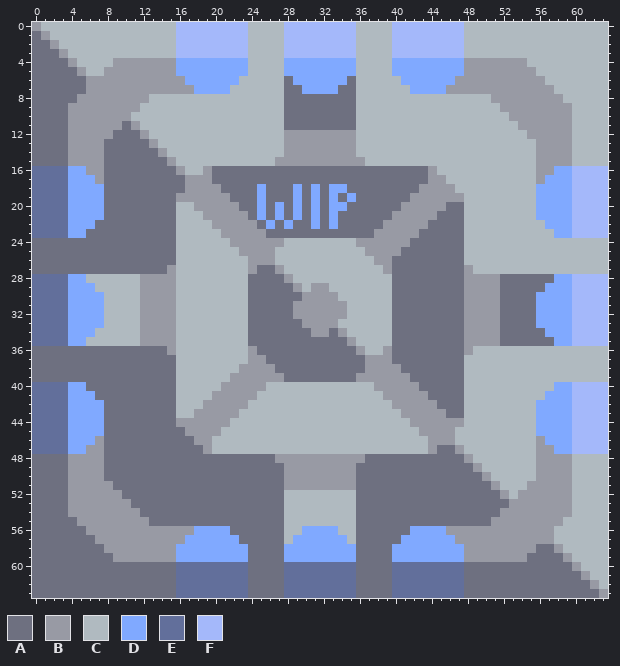
File history of a pixel-art sprite, assets/sprites/blocks/production/diamond-press.png. Above, as it was before the edit.
The file is 64x64 pixels.
Palette (. is transparent): A #6e7080  B #989aa4  C #b0bac0  D #80a9ff  E #626f9b  F #a4b8fa
Pixels before (only the part around the change), first column x 0:
 0 BCCCCCCCCCCCCCCCFFFFFFFFCCCCFFFFFFFFCCCCFFFFFFFFCCCCCCCCCCCCCCC
 1 ABCCCCCCCCCCCCCCFFFFFFFFCCCCFFFFFFFFCCCCFFFFFFFFCCCCCCCCCCCCCCC
 2 AABCCCCCCCCCCCCCFFFFFFFFCCCCFFFFFFFFCCCCFFFFFFFFCCCCCCCCCCCCCCC
 3 AAABCCCCCCCCCCCCFFFFFFFFCCCCFFFFFFFFCCCCFFFFFFFFCCCCCCCCCCCCCCC
 4 AAAABCCCCBBBBBBBDDDDDDDDCCCCDDDDDDDDCCCCDDDDDDDDBBBBBBBCCCCCCCC
 5 AAAAABCCBBBBBBBBDDDDDDDDCCCCDDDDDDDDCCCCDDDDDDDDBBBBBBBBCCCCCCC
 6 AAAAAABBBBBBBBBBBDDDDDDCCCCCADDDDDDACCCCCDDDDDDBBBBBBBBBBCCCCCC
 7 AAAAAABBBBBBBBBBBBDDDDCCCCCCAADDDDAACCCCCCDDDDBBBBBBBBBBBBCCCCC
 8 AAAAABBBBBBBBCCCCCCCCCCCCCCCAAAAAAAACCCCCCCCCCCCCCCBBBBBBBBCCCC
 9 AAAABBBBBBBBCCCCCCCCCCCCCCCCAAAAAAAACCCCCCCCCCCCCCCCBBBBBBBBCCC
10 AAAABBBBBBBCCCCCCCCCCCCCCCCCAAAAAAAACCCCCCCCCCCCCCCCCBBBBBBBCCC
11 AAAABBBBBBABCCCCCCCCCCCCCCCCAAAAAAAACCCCCCCCCCCCCCCCCCBBBBBBCCC
12 AAAABBBBBAAABCCCCCCCCCCCCCCCBBBBBBBBCCCCCCCCCCCCCCCCCCCBBBBBCCC
13 AAAABBBBAAAAABCCCCCCCCCCCCCCBBBBBBBBCCCCCCCCCCCCCCCCCCCCBBBBCCC
14 AAAABBBBAAAAAABCCCCCCCCCCCCCBBBBBBBBCCCCCCCCCCCCCCCCCCCCBBBBCCC
15 AAAABBBBAAAAAAABCCCCCCCCCCCBBBBBBBBBBCCCCCCCCCCCCCCCCCCCBBBBCCC
16 EEEEDDBBAAAAAAAABCCBAAAAAAAAAAAAAAAAAAAAAAAABCCCCCCCCCCCBBDDFFF
17 EEEEDDDBAAAAAAAAABBBAAAAAAAAAAAAAAAAAAAAAAAABBCCCCCCCCCCBDDDFFF
18 EEEEDDDDAAAAAAAAABBBBAAAADAAADADADDAAAAAAAABBBBCCCCCCCCCDDDDFFF
19 EEEEDDDDAAAAAAAABBBBBBAAADAAADADADADAAAAAABBBBBBCCCCCCCCDDDDFFF
20 EEEEDDDDAAAAAAAACCBBBBBAADADADADADDAAAAAABBBBBAACCCCCCCCDDDDFFF
21 EEEEDDDDAAAAAAAACCCBBBBBADADADADADAAAAAABBBBBAAACCCCCCCCDDDDFFF
22 EEEEDDDAAAAAAAAACCCCBBBBBADADAADADAAAAABBBBBAAAACCCCCCCCCDDDFFF
23 EEEEDDAAAAAAAAAACCCCCBBBBBAAAAAAAAAAAABBBBBAAAAACCCCCCCCCCDDFFF
24 AAAAAAAAAAAAAAAACCCCCCBBBBBBCCCCCCCCBBBBBBAAAAAACCCCCCCCCCCCCCC
25 AAAAAAAAAAAAAAAACCCCCCCBBBBCCCCCCCCCCBBBBAAAAAAACCCCCCCCCCCCCCC
26 AAAAAAAAAAAAAAAACCCCCCCCBBBCCCCCCCCCCCBBAAAAAAAACCCCCCCCCCCCCCC
27 AAAAAAAAAAAAAAABCCCCCCCCBAABCCCCCCCCCCCBAAAAAAAABCCCCCCCCCCCCCC
28 EEEEDDCCCCCCBBBBCCCCCCCCAAAABCCCCCCCCCCCAAAAAAAABBBBAAAAAADDFFF
29 EEEEDDDCCCCCBBBBCCCCCCCCAAAAABCBBCCCCCCCAAAAAAAABBBBAAAAADDDFFF
30 EEEEDDDDCCCCBBBBCCCCCCCCAAAAAABBBBCCCCCCAAAAAAAABBBBAAAADDDDFFF
31 EEEEDDDDCCCCBBBBCCCCCCCCAAAAABBBBBBCCCCCAAAAAAAABBBBAAAADDDDFFF
32 EEEEDDDDCCCCBBBBCCCCCCCCAAAAABBBBBBCCCCCAAAAAAAABBBBAAAADDDDFFF
33 EEEEDDDDCCCCBBBBCCCCCCCCAAAAAABBBBCCCCCCAAAAAAAABBBBAAAADDDDFFF
34 EEEEDDDCCCCCBBBBCCCCCCCCAAAAAAABBABCCCCCAAAAAAAABBBBAAAAADDDFFF
35 EEEEDDCCCCCCBBBBCCCCCCCCAAAAAAAAAAABCCCCAAAAAAAABBBBAAAAAADDFFF
36 AAAAAAAAAAAAAAABCCCCCCCCBAAAAAAAAAAABCCBAAAAAAAABCCCCCCCCCCCCCC
37 AAAAAAAAAAAAAAAACCCCCCCCBBAAAAAAAAAAABBBAAAAAAAACCCCCCCCCCCCCCC
38 AAAAAAAAAAAAAAAACCCCCCCBBBBAAAAAAAAAABBBBAAAAAAACCCCCCCCCCCCCCC
39 AAAAAAAAAAAAAAAACCCCCCBBBBBBAAAAAAAABBBBBBAAAAAACCCCCCCCCCCCCCC
40 EEEEDDAAAAAAAAAACCCCCBBBBBCCCCCCCCCCCCBBBBBAAAAACCCCCCCCCCDDFFF
41 EEEEDDDAAAAAAAAACCCCBBBBBCCCCCCCCCCCCCCBBBBBAAAACCCCCCCCCDDDFFF
42 EEEEDDDDAAAAAAAACCCBBBBBCCCCCCCCCCCCCCCCBBBBBAAACCCCCCCCDDDDFFF
43 EEEEDDDDAAAAAAAACCBBBBBCCCCCCCCCCCCCCCCCCBBBBBAACCCCCCCCDDDDFFF
44 EEEEDDDDAAAAAAAABBBBBBCCCCCCCCCCCCCCCCCCCCBBBBBBCCCCCCCCDDDDFFF
45 EEEEDDDDAAAAAAAAABBBBCCCCCCCCCCCCCCCCCCCCCCBBBBCCCCCCCCCDDDDFFF
46 EEEEDDDBAAAAAAAAAABBCCCCCCCCCCCCCCCCCCCCCCCCBBBCCCCCCCCCBDDDFFF
47 EEEEDDBBAAAAAAAAAAABCCCCCCCCCCCCCCCCCCCCCCCCBAABCCCCCCCCBBDDFFF
48 AAAABBBBAAAAAAAAAAAAAAAAAAABBBBBBBBBBAAAAAAAAAAABCCCCCCCBBBBCCC
49 AAAABBBBAAAAAAAAAAAAAAAAAAAABBBBBBBBAAAAAAAAAAAAABCCCCCCBBBBCCC
50 AAAABBBBAAAAAAAAAAAAAAAAAAAABBBBBBBBAAAAAAAAAAAAAABCCCCCBBBBCCC
51 AAAABBBBBAAAAAAAAAAAAAAAAAAABBBBBBBBAAAAAAAAAAAAAAABCCCBBBBBCCC
52 AAAABBBBBBAAAAAAAAAAAAAAAAAACCCCCCCCAAAAAAAAAAAAAAAABCBBBBBBCCC
53 AAAABBBBBBBAAAAAAAAAAAAAAAAACCCCCCCCAAAAAAAAAAAAAAAAABBBBBBBCCC
54 AAAABBBBBBBBAAAAAAAAAAAAAAAACCCCCCCCAAAAAAAAAAAAAAAABBBBBBBBCCC
55 AAAAABBBBBBBBAAAAAAAAAAAAAAACCCCCCCCAAAAAAAAAAAAAAABBBBBBBBCCCC
56 AAAAAABBBBBBBBBBBBDDDDAAAAAACCDDDDCCAAAAAADDDDBBBBBBBBBBBBCCCCC
57 AAAAAAABBBBBBBBBBDDDDDDAAAAACDDDDDDCAAAAADDDDDDBBBBBBBBBBBCCCCC
58 AAAAAAAABBBBBBBBDDDDDDDDAAAADDDDDDDDAAAADDDDDDDDBBBBBBBBAABCCCC
59 AAAAAAAAABBBBBBBDDDDDDDDAAAADDDDDDDDAAAADDDDDDDDBBBBBBBAAAABCCC
60 AAAAAAAAAAAAAAAAEEEEEEEEAAAAEEEEEEEEAAAAEEEEEEEEAAAAAAAAAAAABCC
61 AAAAAAAAAAAAAAAAEEEEEEEEAAAAEEEEEEEEAAAAEEEEEEEEAAAAAAAAAAAAABC
62 AAAAAAAAAAAAAAAAEEEEEEEEAAAAEEEEEEEEAAAAEEEEEEEEAAAAAAAAAAAAAAB
63 AAAAAAAAAAAAAAAAEEEEEEEEAAAAEEEEEEEEAAAAEEEEEEEEAAAAAAAAAAAAAAA
The same view after the edit:
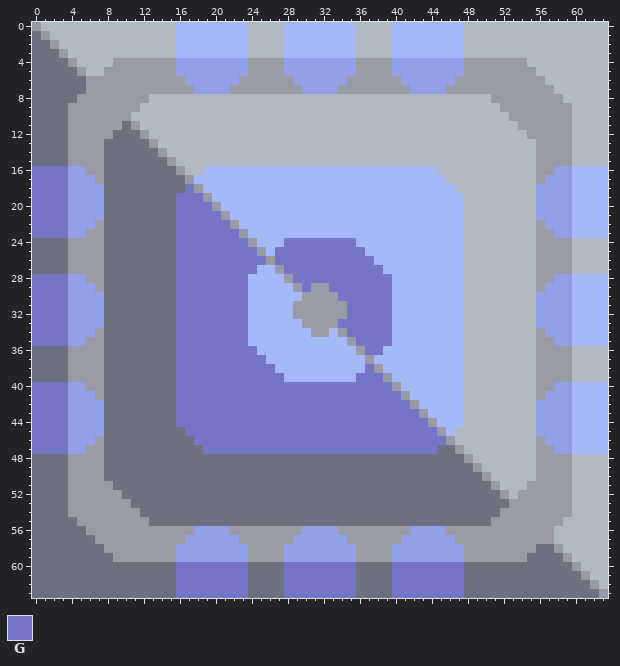
Colours new in this view: G #7575c8
Diff:
colour D: #80a9ff -> #919fe7
Changed rows in their new state; - is a pixel that keeps its letter.
first column x 0:
 4 ------------------------BBBB--------BBBB--------------------
 5 ------------------------BBBB--------BBBB--------------------
 6 -----------------------BBBBBB------BBBBBB-------------------
 7 ----------------------BBBBBBBB----BBBBBBBB------------------
 8 ----------------------------CCCCCCCC------------------------
 9 ----------------------------CCCCCCCC------------------------
10 ----------------------------CCCCCCCC------------------------
11 ----------------------------CCCCCCCC------------------------
12 ----------------------------CCCCCCCC------------------------
13 ----------------------------CCCCCCCC------------------------
14 ----------------------------CCCCCCCC------------------------
15 ---------------------------CCCCCCCCCC-----------------------
16 GGGG---------------FFFFFFFFFFFFFFFFFFFFFFFFFF---------------
17 GGGG--------------FFFFFFFFFFFFFFFFFFFFFFFFFFFF--------------
18 GGGG-------------G-FFFFFFFFFFFFFFFFFFFFFFFFFFFF-------------
19 GGGG------------GGG-FFFFFFFFFFFFFFFFFFFFFFFFFFFF------------
20 GGGG------------GGGG-FFFFFFFFFFFFFFFFFFFFFFFFFFF------------
21 GGGG------------GGGGG-FFFFFFFFFFFFFFFFFFFFFFFFFF------------
22 GGGG---B--------GGGGGG-FFFFFFFFFFFFFFFFFFFFFFFFF--------B---
23 GGGG--BB--------GGGGGGG-FFFFFFFFFFFFFFFFFFFFFFFF--------BB--
24 ----BBBB--------GGGGGGGG-FFFGGGGGGGGFFFFFFFFFFFF--------BBBB
25 ----BBBB--------GGGGGGGGG-FGGGGGGGGGGFFFFFFFFFFF--------BBBB
26 ----BBBB--------GGGGGGGGGG-GGGGGGGGGGGFFFFFFFFFF--------BBBB
27 ----BBBB-------AGGGGGGGGGFF-GGGGGGGGGGGFFFFFFFFFC-------BBBB
28 GGGG--BBAAAAAAAAGGGGGGGGFFFF-GGGGGGGGGGGFFFFFFFFCCCCCCCCBB--
29 GGGG---BAAAAAAAAGGGGGGGGFFFFF-G--GGGGGGGFFFFFFFFCCCCCCCCB---
30 GGGG----AAAAAAAAGGGGGGGGFFFFFF----GGGGGGFFFFFFFFCCCCCCCC----
31 GGGG----AAAAAAAAGGGGGGGGFFFFF------GGGGGFFFFFFFFCCCCCCCC----
32 GGGG----AAAAAAAAGGGGGGGGFFFFF------GGGGGFFFFFFFFCCCCCCCC----
33 GGGG----AAAAAAAAGGGGGGGGFFFFFF----GGGGGGFFFFFFFFCCCCCCCC----
34 GGGG---BAAAAAAAAGGGGGGGGFFFFFFF--F-GGGGGFFFFFFFFCCCCCCCCB---
35 GGGG--BBAAAAAAAAGGGGGGGGFFFFFFFFFFF-GGGGFFFFFFFFCCCCCCCCBB--
36 ----BBBB-------AGGGGGGGGGFFFFFFFFFFF-GGFFFFFFFFFC-------BBBB
37 ----BBBB--------GGGGGGGGGGFFFFFFFFFFF-FFFFFFFFFF--------BBBB
38 ----BBBB--------GGGGGGGGGGGFFFFFFFFFFG-FFFFFFFFF--------BBBB
39 ----BBBB--------GGGGGGGGGGGGFFFFFFFFGGG-FFFFFFFF--------BBBB
40 GGGG--BB--------GGGGGGGGGGGGGGGGGGGGGGGG-FFFFFFF--------BB--
41 GGGG---B--------GGGGGGGGGGGGGGGGGGGGGGGGG-FFFFFF--------B---
42 GGGG------------GGGGGGGGGGGGGGGGGGGGGGGGGG-FFFFF------------
43 GGGG------------GGGGGGGGGGGGGGGGGGGGGGGGGGG-FFFF------------
44 GGGG------------GGGGGGGGGGGGGGGGGGGGGGGGGGGG-FFF------------
45 GGGG-------------GGGGGGGGGGGGGGGGGGGGGGGGGGGG-F-------------
46 GGGG--------------GGGGGGGGGGGGGGGGGGGGGGGGGGGG--------------
47 GGGG---------------GGGGGGGGGGGGGGGGGGGGGGGGGG---------------
48 ---------------------------AAAAAAAAAA-----------------------
49 ----------------------------AAAAAAAA------------------------
50 ----------------------------AAAAAAAA------------------------
51 ----------------------------AAAAAAAA------------------------
52 ----------------------------AAAAAAAA------------------------
53 ----------------------------AAAAAAAA------------------------
54 ----------------------------AAAAAAAA------------------------
55 ----------------------------AAAAAAAA------------------------
56 ----------------------BBBBBBBB----BBBBBBBB------------------
57 -----------------------BBBBBB------BBBBBB-------------------
58 ------------------------BBBB--------BBBB--------------------
59 ------------------------BBBB--------BBBB--------------------
60 ----------------GGGGGGGG----GGGGGGGG----GGGGGGGG------------
61 ----------------GGGGGGGG----GGGGGGGG----GGGGGGGG------------
62 ----------------GGGGGGGG----GGGGGGGG----GGGGGGGG------------
63 ----------------GGGGGGGG----GGGGGGGG----GGGGGGGG------------
Pixel boxes of the changes (left, top, right, bottom) in both pictures:
changed: (32, 58, 572, 598)
